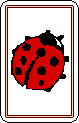
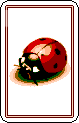
Before/after of a 79 × 123 layered artwork. What changed in the layer stack:
added layer "Untitled11.png" above "LADYBUGBACK" over [5, 10, 71, 91]
hid "LADYBUGBACK" over [11, 30, 69, 92]
